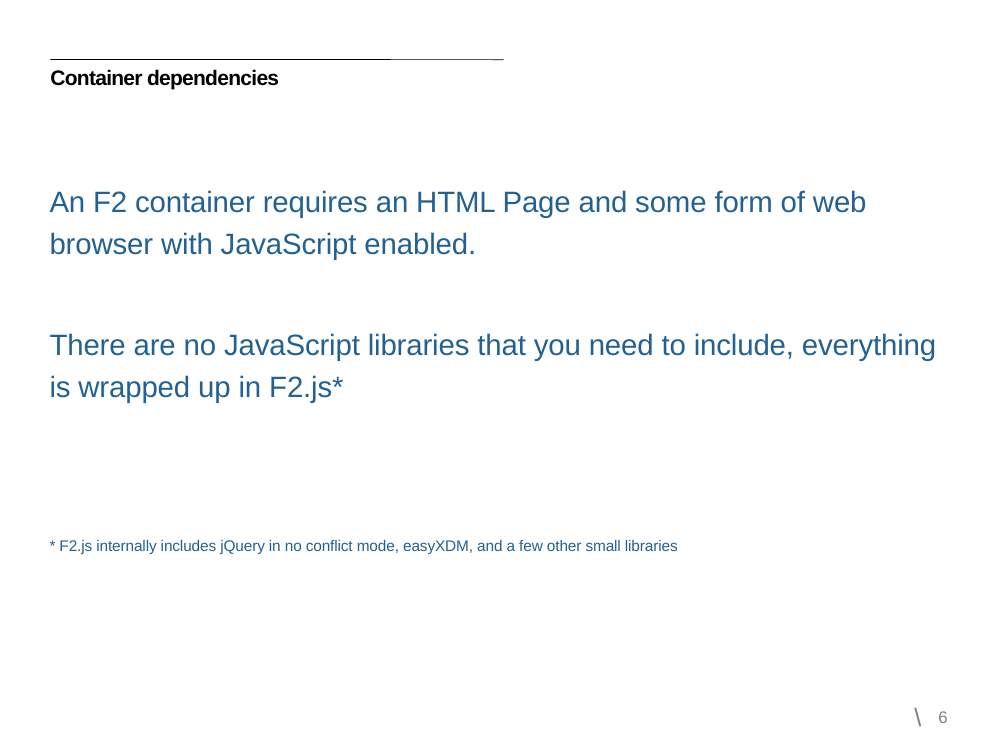
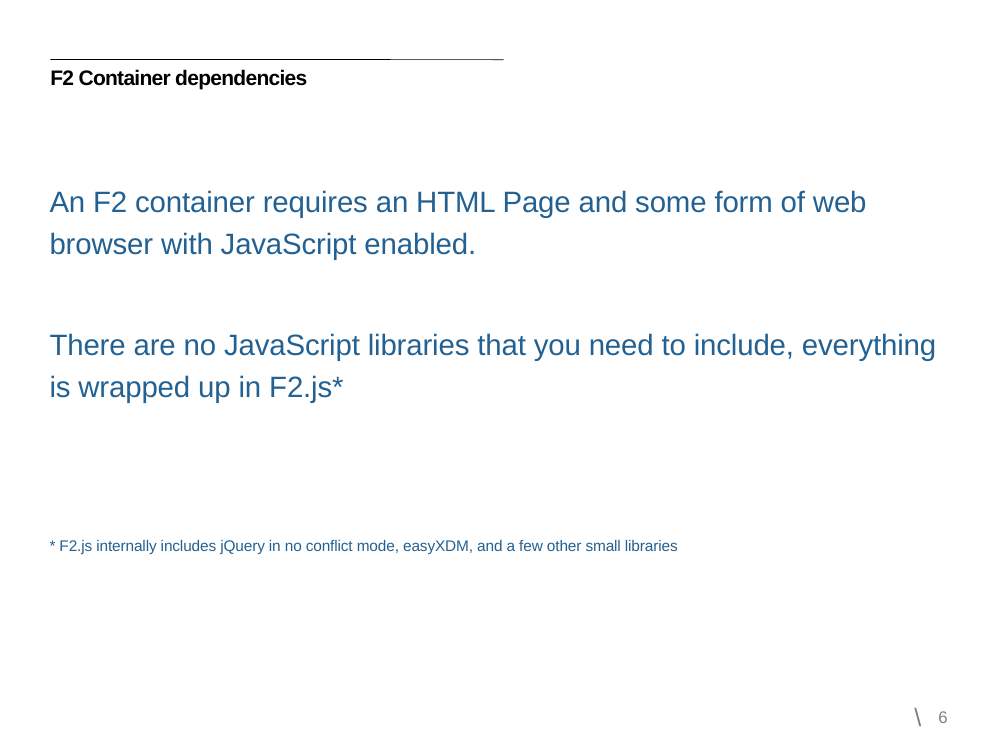
Before and after one commit to Ali-Khatami/Hackathon, a slide deck: slide 6 of Building-F2-Container-Workshop/Building F2 Containers April 11 2013.pptx. Drawn at 1008x756 pixels with LibreOffice and Linux fonts; fonts in the diff are those of the drawing. Boxes give left, top, right and bottom in pixels: in the first picture for what was removed or moved away, otherwise in the second. Text is boxed around its words. In the diff, an @@ line names an element or a change of style, - is before the commit and + after.

```diff
--- a/Building-F2-Container-Workshop/Building F2 Containers April 11 2013.pptx
+++ b/Building-F2-Container-Workshop/Building F2 Containers April 11 2013.pptx
@@ title at [50, 69, 307, 90]: text changed @@
-Container dependencies
+F2 Container dependencies
```
Also in this commit, not shown: 3 other slides changed.
